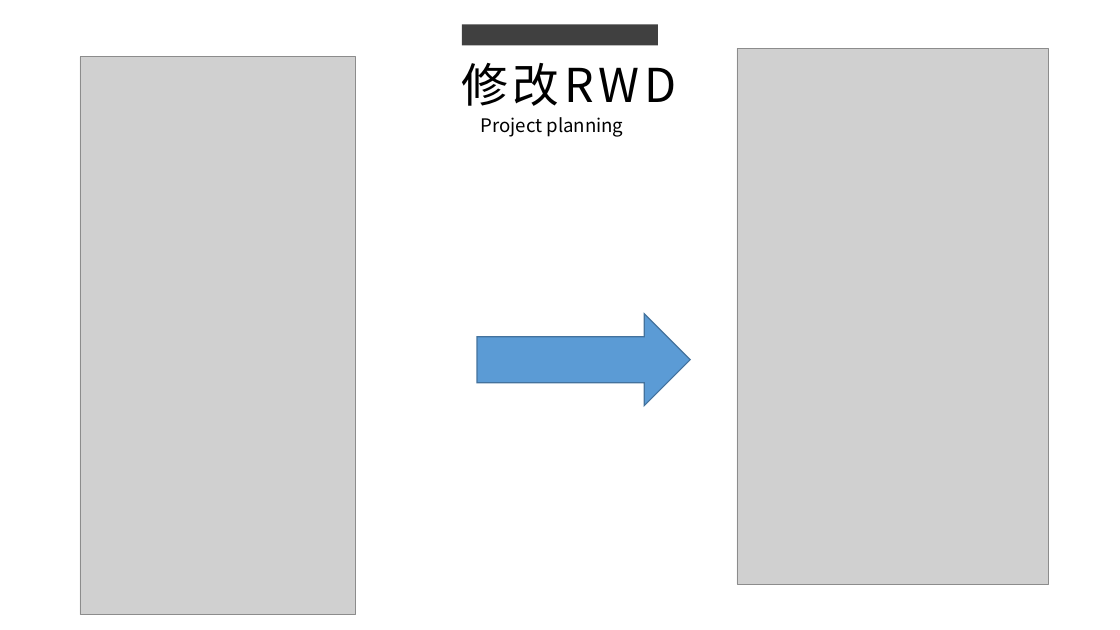
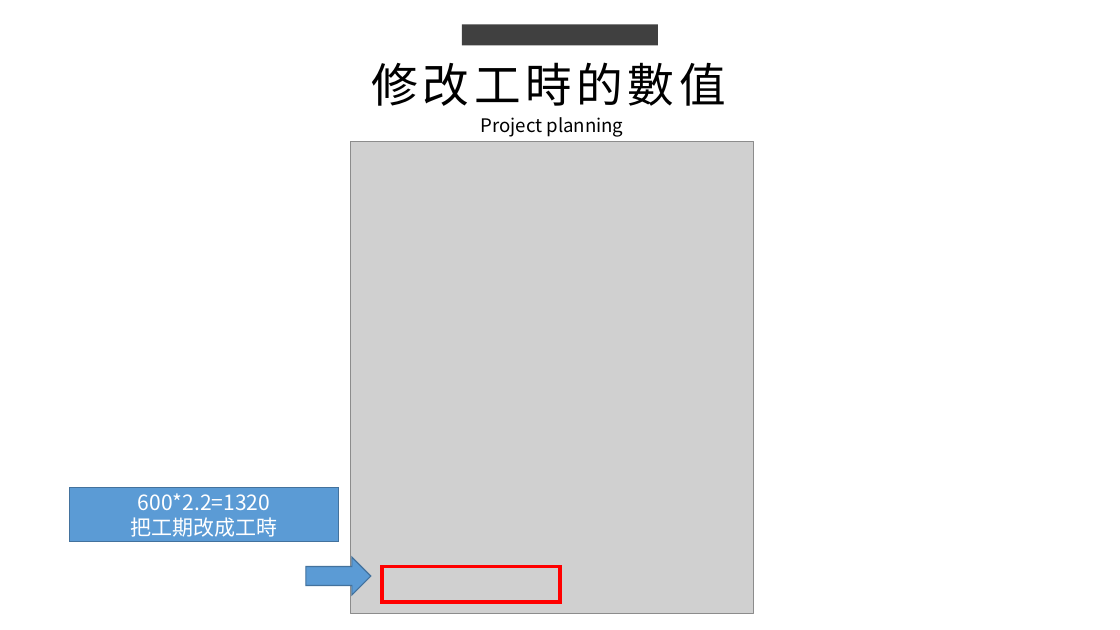
Before and after one commit to king637324/KnowledgeGreenhouseSystem, a slide deck: slide 6 of 工作日報_葉柏漢/2021.11/2021.11.02(加班)_2021.11.03工作日報_葉柏漢.pptx. Drawn at 1120x630 pixels with LibreOffice and Linux fonts; fonts in the diff are those of the drawing; grey boxes stand for pictures. Boxes give left, top, right and bottom in pixels: in the first picture for what was removed or moved away, otherwise in the second. Text is boxed around its words. In the diff, an @@ line names an element or a change of style, - is before the commit and + after.

```diff
--- a/工作日報_葉柏漢/2021.11/2021.11.02(加班)_2021.11.03工作日報_葉柏漢.pptx
+++ b/工作日報_葉柏漢/2021.11/2021.11.02(加班)_2021.11.03工作日報_葉柏漢.pptx
@@ picture removed at <box>80,57,355,615</box> @@
@@ picture removed at <box>737,49,1048,585</box> @@
@@ text at <box>372,62,726,106</box>: text changed @@
-修改RWD
+修改工時的數值
@@ picture added at <box>350,141,755,613</box> @@
@@ right arrow removed at <box>477,314,691,406</box> @@
@@ rectangle added at <box>70,487,339,541</box>, fill #5B9BD5, outline #43739E 1 pt, 18 pt, text #FFFFFF @@
+600*2.2=1320
+把工期改成工時
@@ right arrow added at <box>306,557,371,595</box>, fill #5B9BD5, outline #43739E 1 pt @@
@@ rectangle added at <box>382,567,560,602</box>, outline #FF0000 3 pt @@
```
Also in this commit, not shown: 1 slide added, 1 slide removed, 4 other files.
